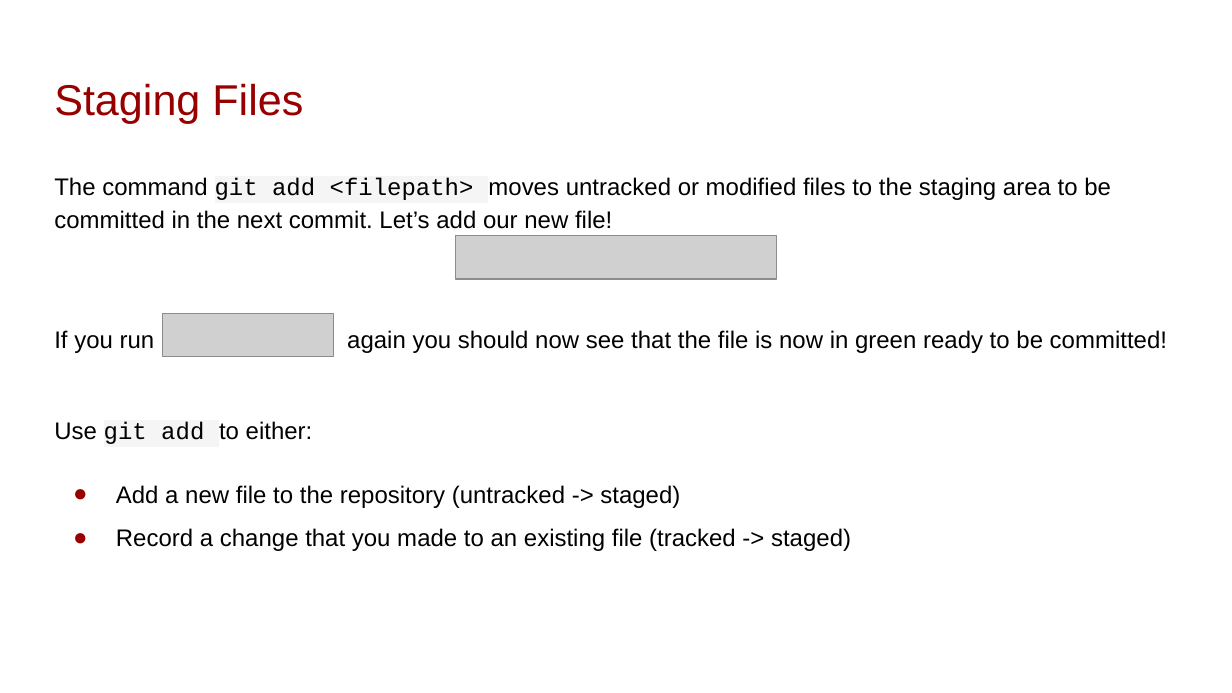
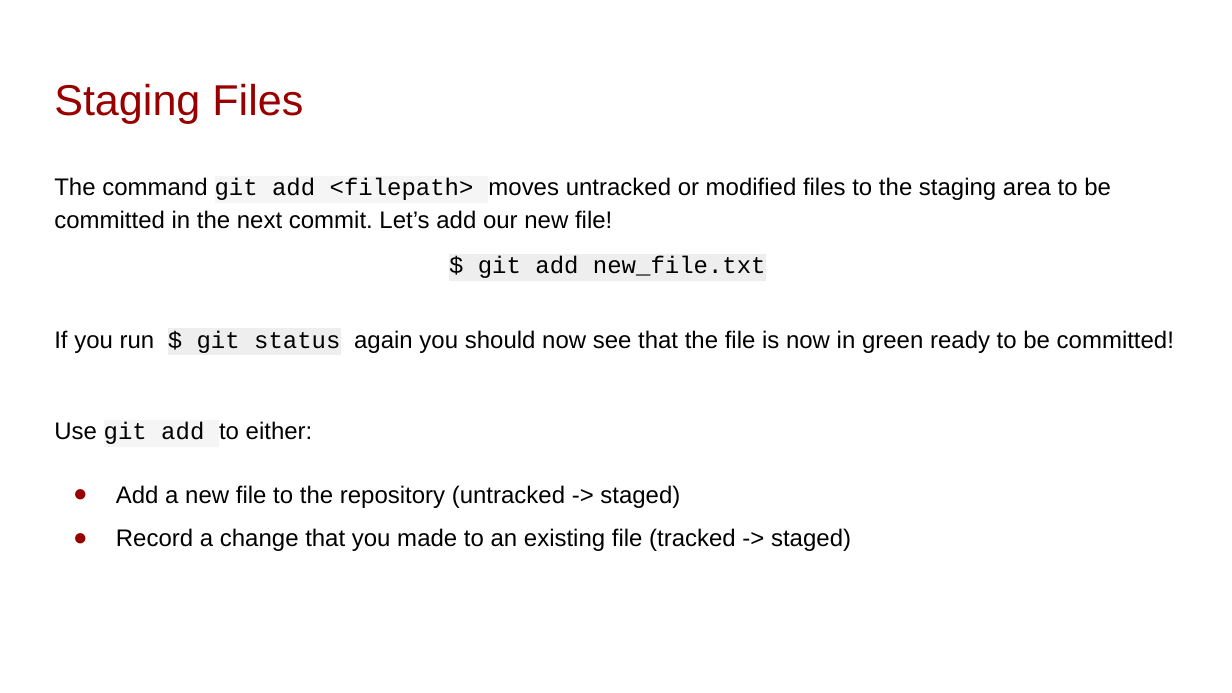
Before and after one commit to leobix/mban22_software_tools, a slide deck: slide 30 of Orientation/Session4_Git/VersionControl.pptx. Drawn at 1232x693 pixels with LibreOffice and Linux fonts; fonts in the diff are those of the drawing; grey boxes stand for pictures. Boxes give left, top, right and bottom in pixels: in the first picture for what was removed or moved away, otherwise in the second. Text is boxed around its words. In the diff, an @@ line names an element or a change of style, - is before the commit and + after.

Commit message:
Fix figures

```diff
--- a/Orientation/Session4_Git/VersionControl.pptx
+++ b/Orientation/Session4_Git/VersionControl.pptx
@@ picture removed at <box>456,235,776,278</box> @@
@@ text added at <box>478,256,766,278</box>, 14 pt, text #000000 @@
+$ git add new_file.txt
@@ picture removed at <box>163,313,334,356</box> @@
@@ text at <box>54,330,1174,353</box>: text changed @@
-If you run again you should now see that the file is now in green ready to be committed!
+If you run $ git status again you should now see that the file is now in green ready to be committed!
```
Also in this commit, not shown: 10 other slides changed.
